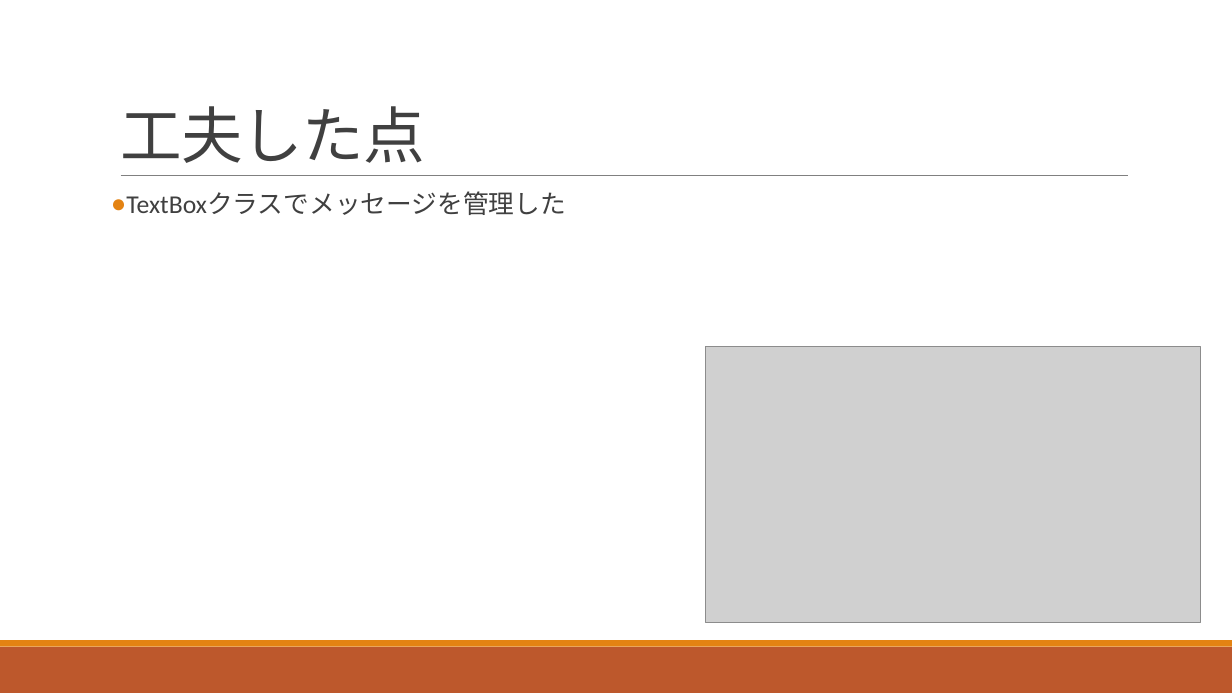
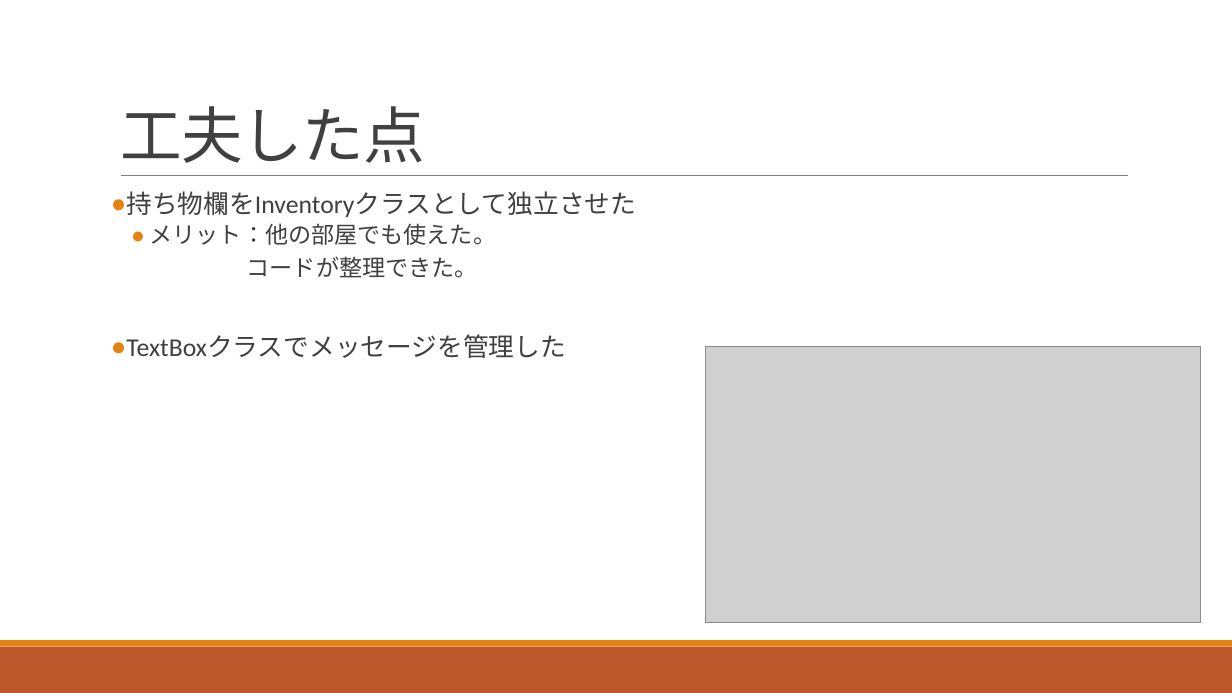
Before and after one commit to YudaiSugimoto17/team-7, a slide deck: slide 8 of presentation/presentation.pptx. Drawn at 1232x693 pixels with LibreOffice and Linux fonts; fonts in the diff are those of the drawing; grey boxes stand for pictures. Boxes give left, top, right and bottom in pixels: in the first picture for what was removed or moved away, otherwise in the second. Text is boxed around its words. In the diff, an @@ line names an element or a change of style, - is before the commit and + after.

Commit message:
少し変更しました。
竹田

```diff
--- a/presentation/presentation.pptx
+++ b/presentation/presentation.pptx
@@ text at (126,191,636,278): paragraphs added @@
+● 持ち物欄をInventoryクラスとして独立させた
+  ● メリット：他の部屋でも使えた。
+  コードが整理できた。
```
